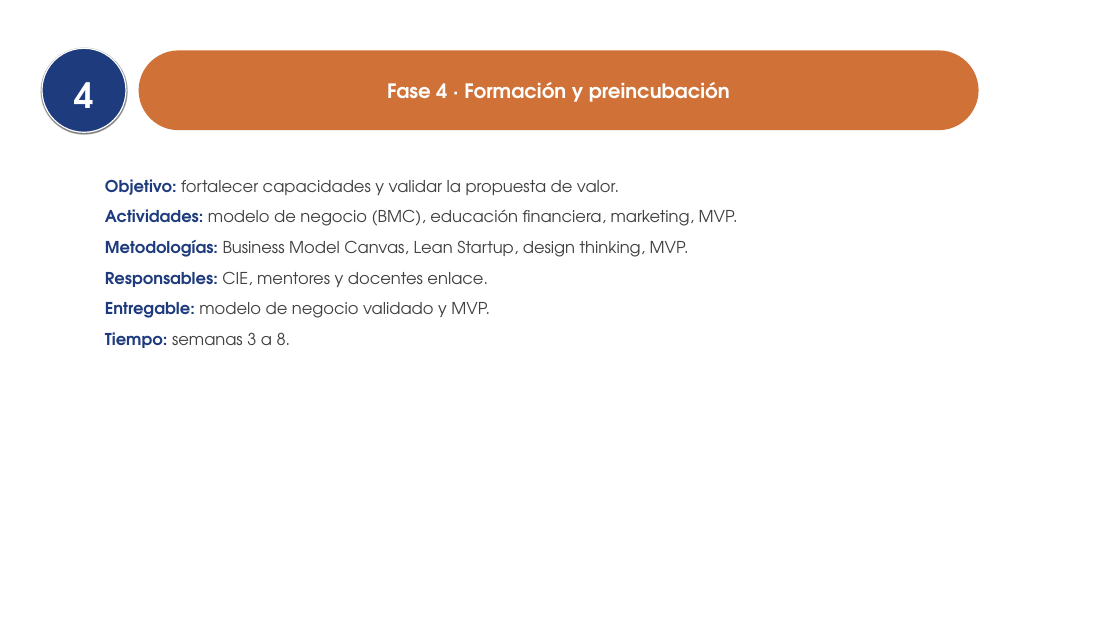
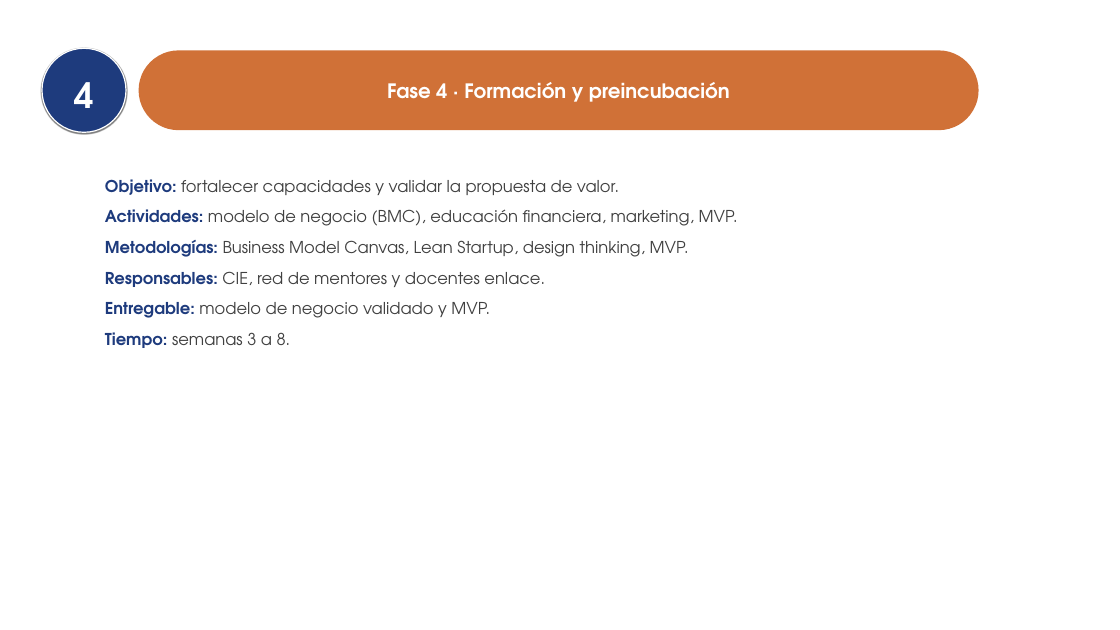
Before and after one commit to ronaldojavier100-oss/case, a slide deck: slide 14 of Ruta-Emprendimiento-CIE.pptx (slide 13 before the commit). Drawn at 1120x630 pixels with LibreOffice and Linux fonts; fonts in the diff are those of the drawing; background and template pictures are left out. Boxes give left, top, right and bottom in pixels: in the first picture for what was removed or moved away, otherwise in the second. Text is boxed around its words. In the diff, an @@ line names an element or a change of style, - is before the commit and + after.

Commit message:
Ruta (Word y PPT): 3 componentes transversales, red de mentores y actividades conjuntas (alineado al informe)

```diff
--- a/Ruta-Emprendimiento-CIE.pptx
+++ b/Ruta-Emprendimiento-CIE.pptx
@@ text at (105, 271, 545, 287): text changed @@
-Responsables: CIE, mentores y docentes enlace.
+Responsables: CIE, red de mentores y docentes enlace.
```
Also in this commit, not shown: 4 other slides changed, 1 slide added, 1 other file.
